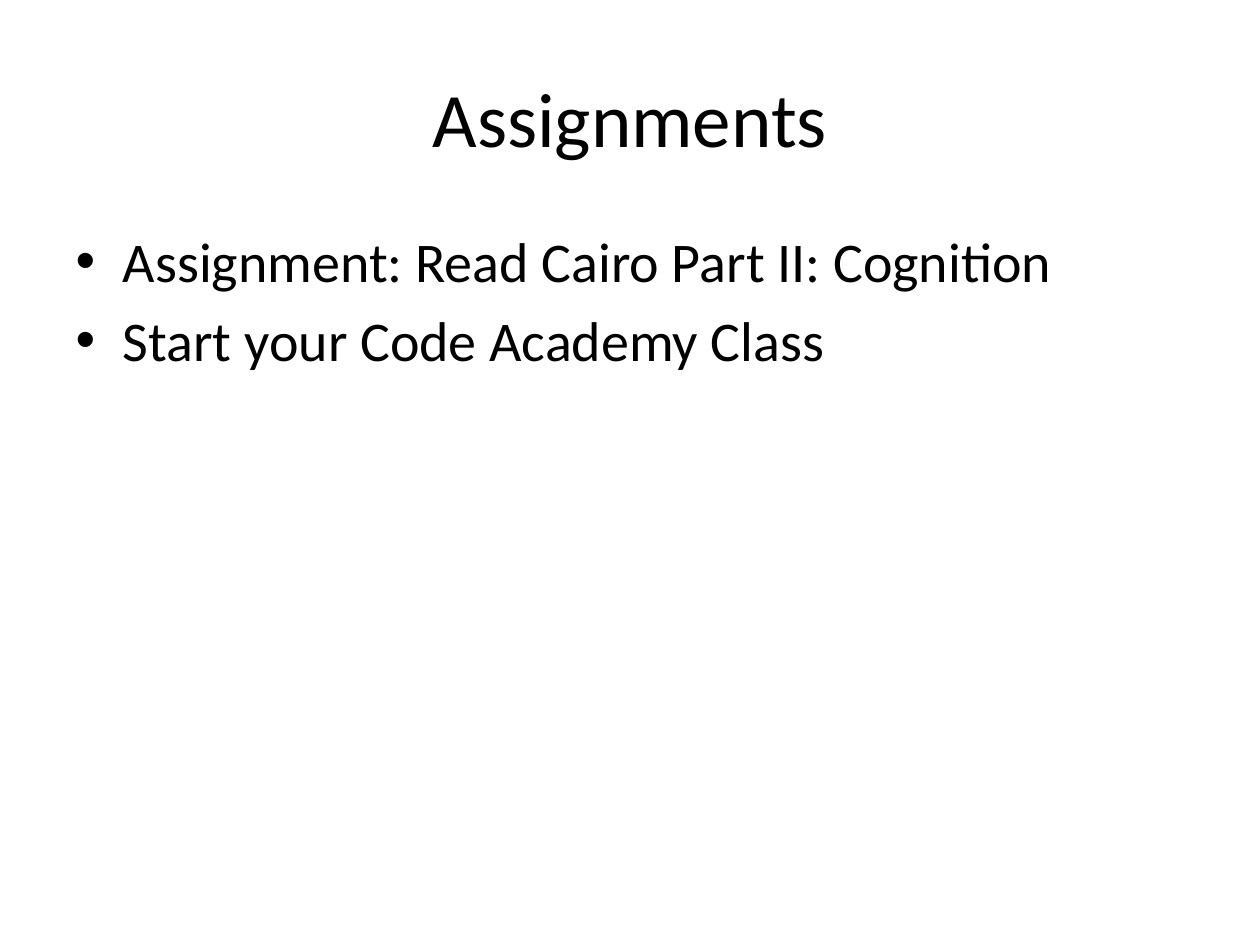
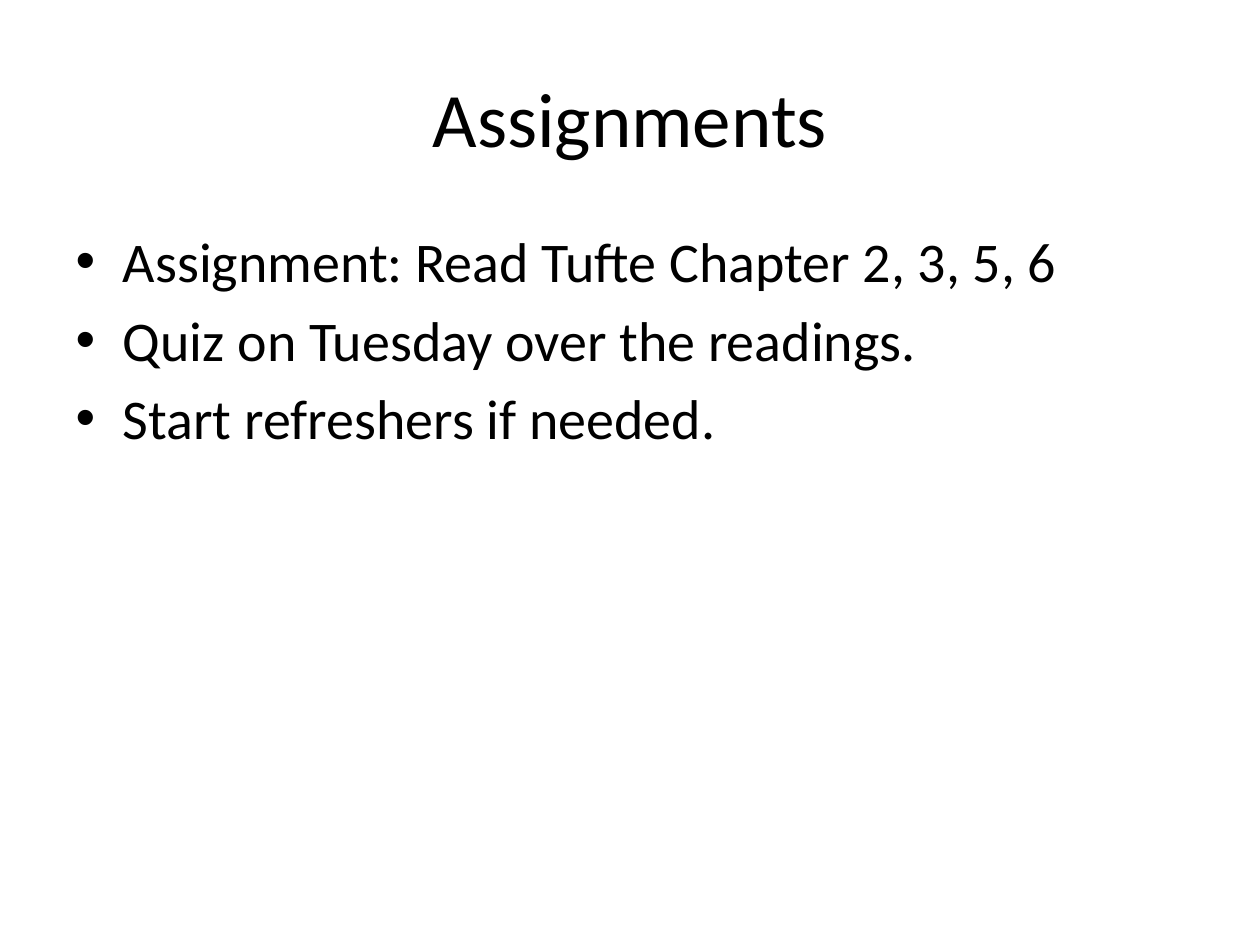
Before and after one commit to mattwaite/JOUR491-Data-Visualization, a slide deck: slide 13 of Lectures/HowYourBrainWorks1.pptx. Drawn at 1260x945 pixels with LibreOffice and Linux fonts; fonts in the diff are those of the drawing. Boxes give left, top, right and bottom in pixels: in the first picture for what was removed or moved away, otherwise in the second. Text is boxed around its words. In the diff, an @@ line names an element or a change of style, - is before the commit and + after.

```diff
--- a/Lectures/HowYourBrainWorks1.pptx
+++ b/Lectures/HowYourBrainWorks1.pptx
@@ text at (123, 243, 1056, 440): text changed @@
-• Assignment: Read Cairo Part II: Cognition
-• Start your Code Academy Class
+• Assignment: Read Tufte Chapter 2, 3, 5, 6
+• Quiz on Tuesday over the readings.
+• Start refreshers if needed.
```
Also in this commit, not shown: 1 other slide changed, 1 slide added, 1 slide removed, 4 other files.
